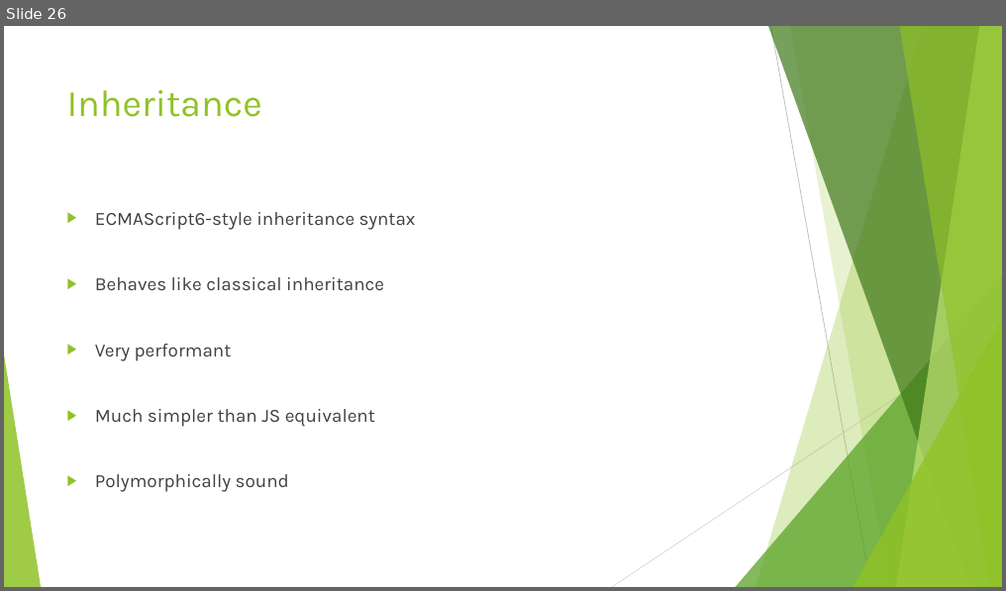
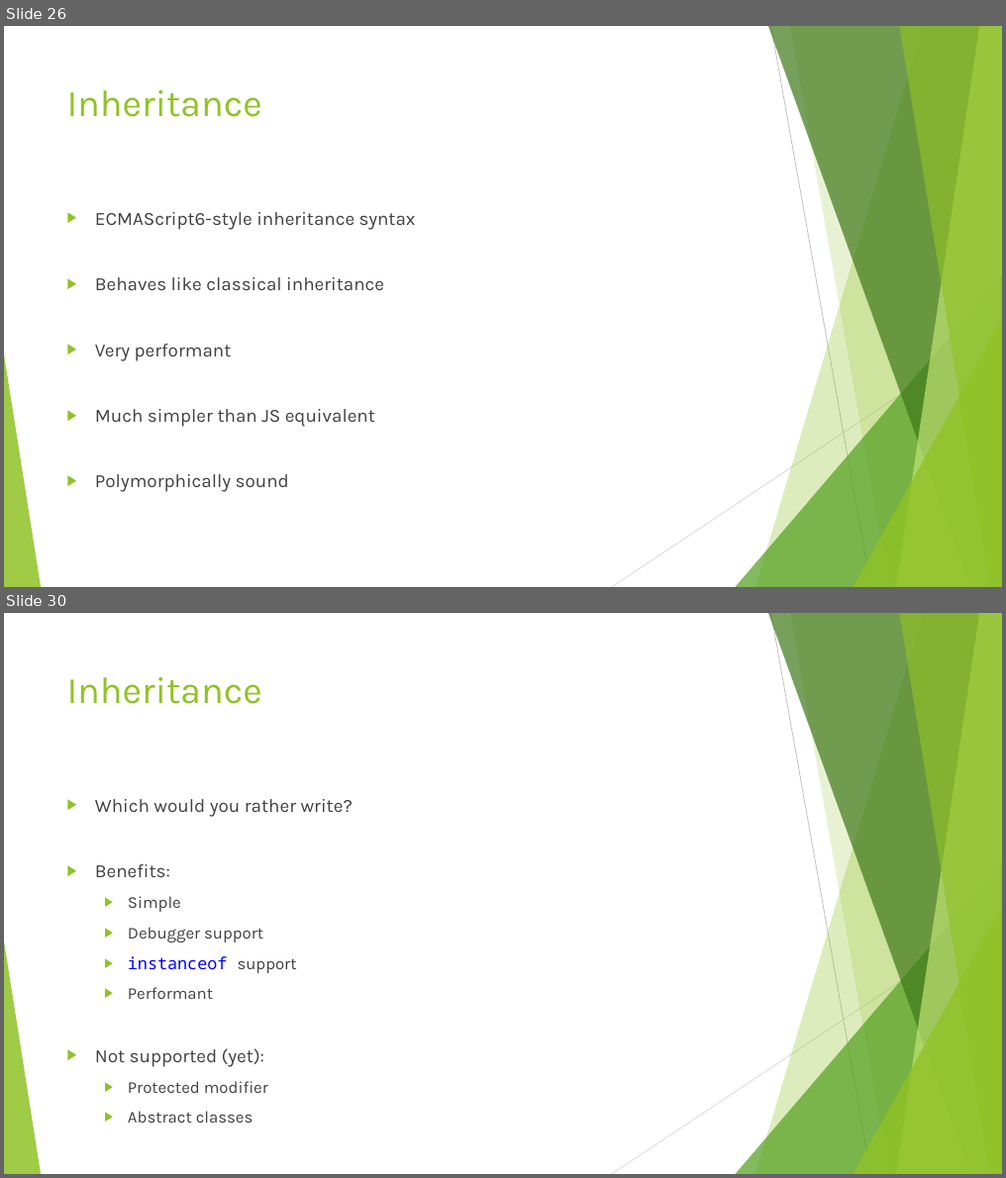
Before and after one commit to dflor003/typescript-fundamentals, a slide deck: Presentation/TypeScriptFundamentals.pptx. Shown one above the other, each under a label of ours: slide 26 before the commit, slides 26 and 30 after it; the slides between them are not shown. The pictures are 1006x591 and 1006x1178 pixels, drawn with LibreOffice and Linux fonts; fonts in the diff are those of the drawing. Boxes give left, top, right and bottom in pixels: in the first picture for what was removed or moved away, otherwise in the second. Text is boxed around its words. In the diff, an @@ line names an element or a change of style, - is before the commit and + after.

Commit message:
DanilF: Added inheritance section.

```diff
--- a/Presentation/TypeScriptFundamentals.pptx
+++ b/Presentation/TypeScriptFundamentals.pptx
@@ slide 30 added at (4, 613, 1002, 1174), background #FFFFFF; not listed: 10 template elements that a slide beside it also shows @@
@@ title added at (67, 677, 262, 704), 36 pt, text #90C226 @@
+Inheritance
@@ text added at (95, 799, 352, 1123), 16 pt, text #404040 @@
+▶ Which would you rather write?
+▶ Benefits:
+  ▶ Simple
+  ▶ Debugger support
+  ▶ instanceof support
+  ▶ Performant
+▶ Not supported (yet):
+  ▶ Protected modifier
+  ▶ Abstract classes
```
Also in this commit, not shown: 4 other slides added, 1 slide removed, 4 other files.
